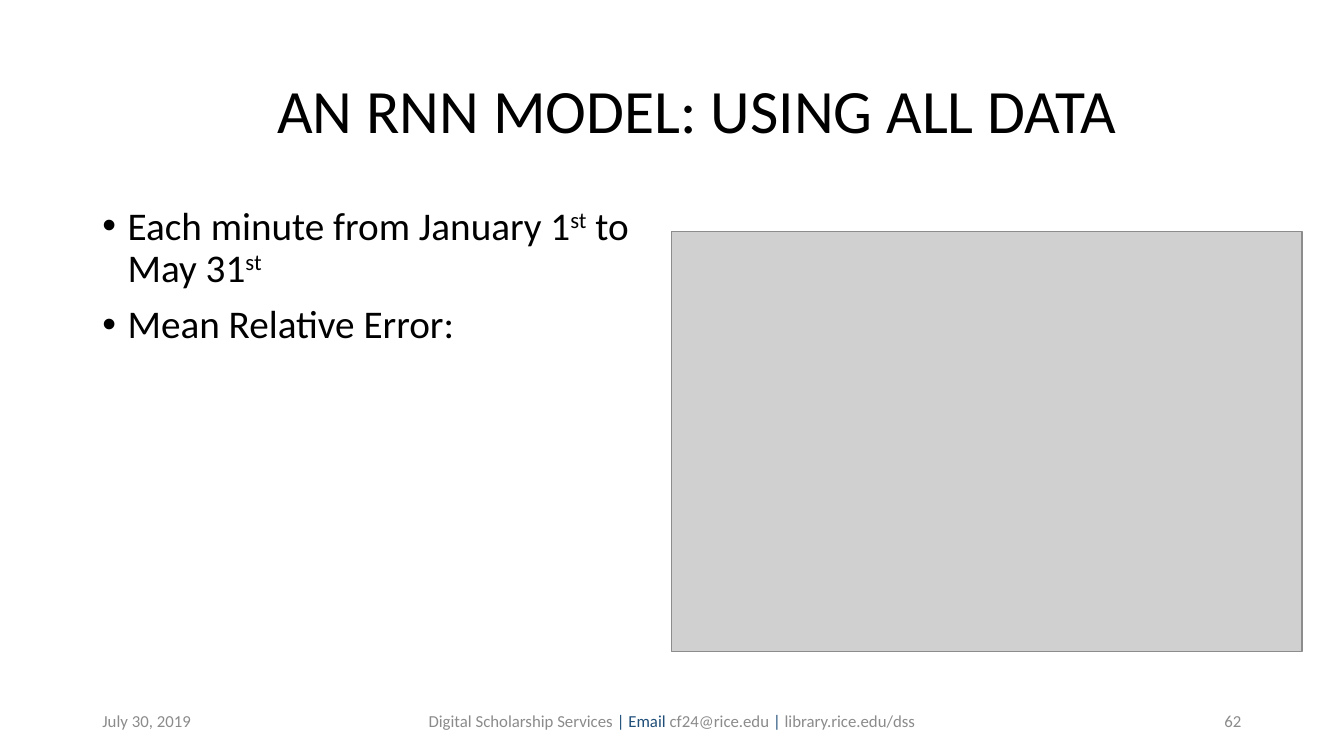
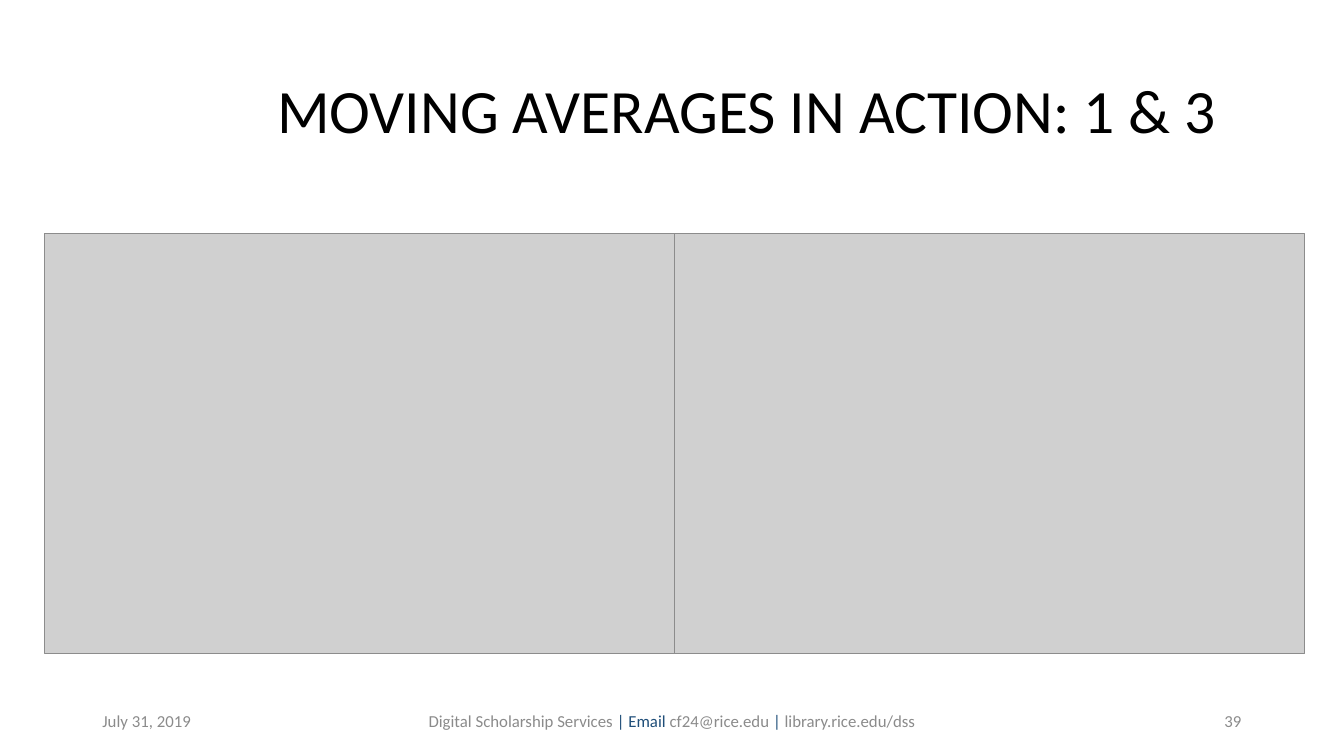
Before and after one commit to bakitybacon/rice-data-and-donuts, a slide deck: slide 39 of tsa/Introduction to Time Series Analysis.pptx (slide 62 before the commit). Drawn at 1344x756 pixels with LibreOffice and Linux fonts; fonts in the diff are those of the drawing; grey boxes stand for pictures; background and template pictures are left out. Boxes give left, top, right and bottom in pixels: in the first picture for what was removed or moved away, otherwise in the second. Text is boxed around its words. In the diff, an @@ line names an element or a change of style, - is before the commit and + after.

Commit message:
updated ppt with ma and lstm pictures

```diff
--- a/tsa/Introduction to Time Series Analysis.pptx
+++ b/tsa/Introduction to Time Series Analysis.pptx
@@ title at box(277, 93, 1216, 134): text changed @@
-AN RNN MODEL: USING ALL DATA
+MOVING AVERAGES IN ACTION: 1 & 3
@@ picture added at box(44, 234, 675, 654) @@
@@ text removed at box(128, 212, 628, 339) @@
-• Each minute from January 1st to May 31st
-• Mean Relative Error:
@@ text at box(102, 715, 191, 730): text changed @@
-July 30, 2019
+July 31, 2019
@@ page number at box(1224, 716, 1241, 727): text changed @@
-62
+39
```
Also in this commit, not shown: 4 other slides changed, 3 slides removed.
